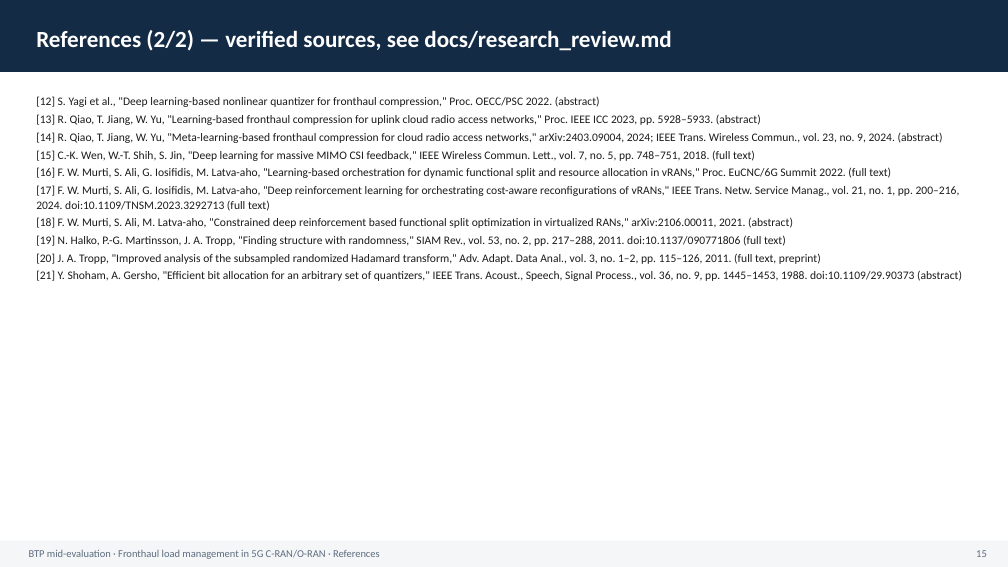
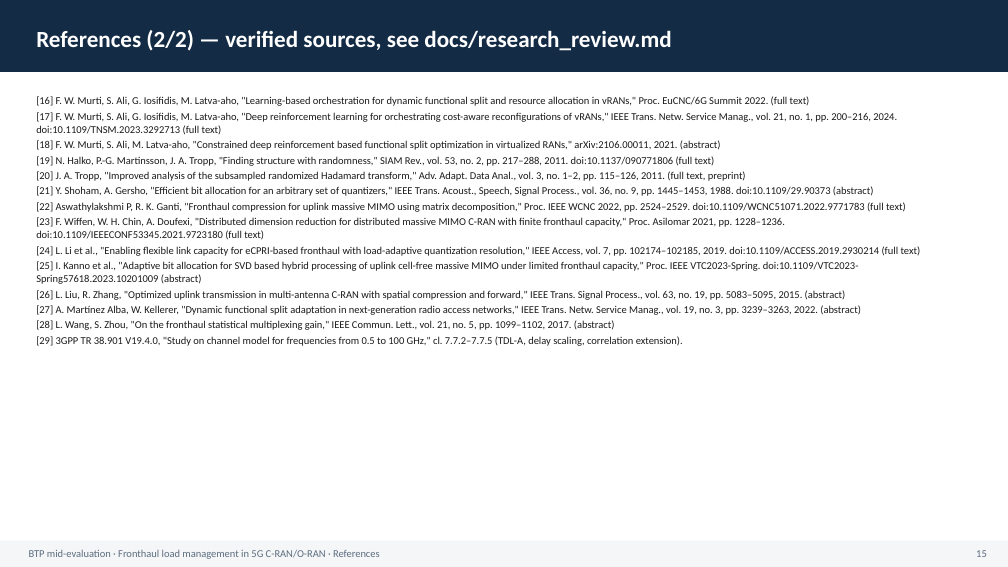
Before and after one commit to Harshvardhan-To1/BTP, a slide deck: slide 15 of docs/mid_evaluation.pptx. Drawn at 1008x567 pixels with LibreOffice and Linux fonts; fonts in the diff are those of the drawing. Boxes give left, top, right and bottom in pixels: in the first picture for what was removed or moved away, otherwise in the second. Text is boxed around its words. In the diff, an @@ line names an element or a change of style, - is before the commit and + after.

```diff
--- a/docs/mid_evaluation.pptx
+++ b/docs/mid_evaluation.pptx
@@ text at [36, 96, 943, 161]: paragraphs removed @@
-[12] S. Yagi et al., "Deep learning-based nonlinear quantizer for fronthaul compression," Proc. OECC/PSC 2022. (abstract)
-[13] R. Qiao, T. Jiang, W. Yu, "Learning-based fronthaul compression for uplink cloud radio access networks," Proc. IEEE ICC 2023, pp. 5928–5933. (abstract)
-[14] R. Qiao, T. Jiang, W. Yu, "Meta-learning-based fronthaul compression for cloud radio access networks," arXiv:2403.09004, 2024; IEEE Trans. Wireless Commun., vol. 23, no. 9, 2024. (abstract)
-[15] C.-K. Wen, W.-T. Shih, S. Jin, "Deep learning for massive MIMO CSI feedback," IEEE Wireless Commun. Lett., vol. 7, no. 5, pp. 748–751, 2018. (full text)
@@ text at [36, 96, 897, 196]: size 11 to 10 pt in "[16] F. W. Murti, S. Ali, G. ...", "[17] F. W. Murti, S. Ali, G. ...", "[18] F. W. Murti, S. Ali, M. ...", "[19] N. Halko, P.-G. Martinsson, J. A. ..." and 2 more places; less space between paragraphs @@
@@ text at [36, 202, 921, 346]: paragraphs added @@
+[22] Aswathylakshmi P, R. K. Ganti, "Fronthaul compression for uplink massive MIMO using matrix decomposition," Proc. IEEE WCNC 2022, pp. 2524–2529. doi:10.1109/WCNC51071.2022.9771783 (full text)
+[23] F. Wiffen, W. H. Chin, A. Doufexi, "Distributed dimension reduction for distributed massive MIMO C-RAN with finite fronthaul capacity," Proc. Asilomar 2021, pp. 1228–1236. doi:10.1109/IEEECONF53345.2021.9723180 (full text)
+[24] L. Li et al., "Enabling flexible link capacity for eCPRI-based fronthaul with load-adaptive quantization resolution," IEEE Access, vol. 7, pp. 102174–102185, 2019. doi:10.1109/ACCESS.2019.2930214 (full text)
+[25] I. Kanno et al., "Adaptive bit allocation for SVD based hybrid processing of uplink cell-free massive MIMO under limited fronthaul capacity," Proc. IEEE VTC2023-Spring. doi:10.1109/VTC2023-Spring57618.2023.10201009 (abstract)
+[26] L. Liu, R. Zhang, "Optimized uplink transmission in multi-antenna C-RAN with spatial compression and forward," IEEE Trans. Signal Process., vol. 63, no. 19, pp. 5083–5095, 2015. (abstract)
+[27] A. Martínez Alba, W. Kellerer, "Dynamic functional split adaptation in next-generation radio access networks," IEEE Trans. Netw. Service Manag., vol. 19, no. 3, pp. 3239–3263, 2022. (abstract)
+[28] L. Wang, S. Zhou, "On the fronthaul statistical multiplexing gain," IEEE Commun. Lett., vol. 21, no. 5, pp. 1099–1102, 2017. (abstract)
+[29] 3GPP TR 38.901 V19.4.0, "Study on channel model for frequencies from 0.5 to 100 GHz," cl. 7.7.2–7.7.5 (TDL-A, delay scaling, correlation extension).
```
Also in this commit, not shown: 2 other slides changed, 6 other files.
